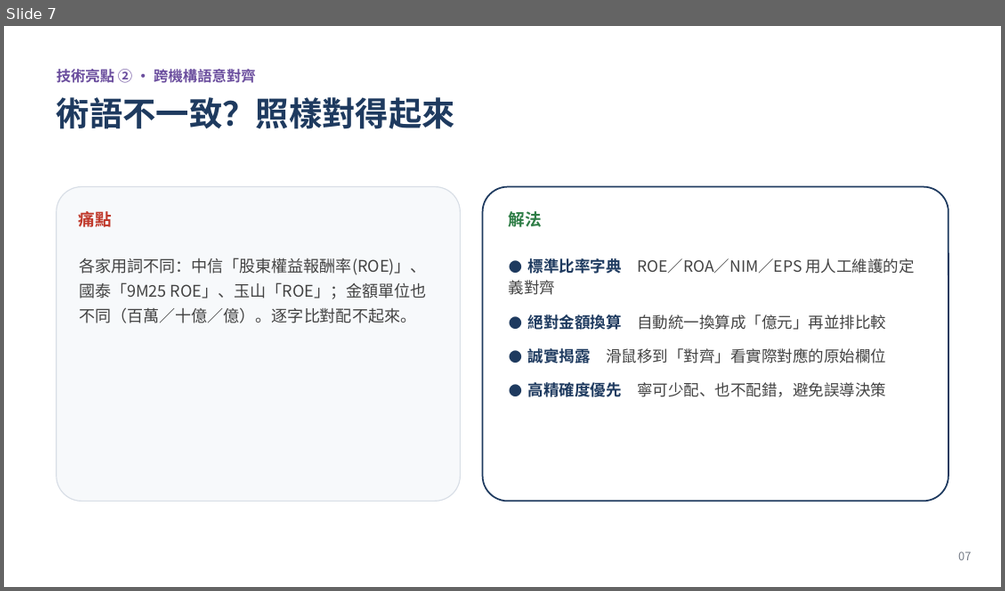
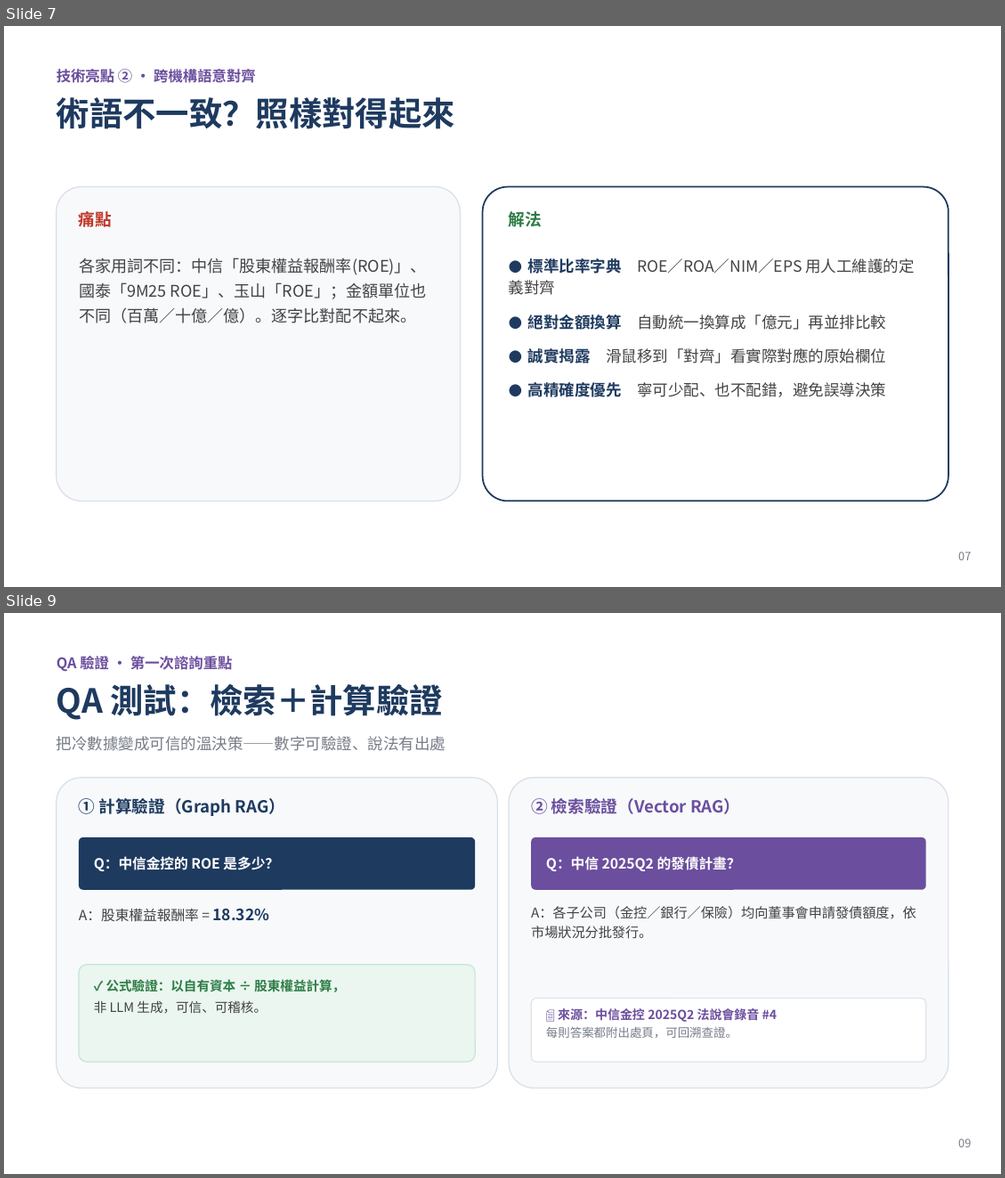
Before and after one commit to WangChiaChen/hybrid-rag-project, a slide deck: 有你蒸好_決賽簡報_網頁版.pptx. Shown one above the other, each under a label of ours: slide 7 before the commit, slides 7 and 9 after it; the slides between them are not shown. The pictures are 1005x591 and 1005x1178 pixels, drawn with LibreOffice and Linux fonts; fonts in the diff are those of the drawing. Boxes give left, top, right and bottom in pixels: in the first picture for what was removed or moved away, otherwise in the second. Text is boxed around its words. In the diff, an @@ line names an element or a change of style, - is before the commit and + after.

```diff
--- a/有你蒸好_決賽簡報_網頁版.pptx
+++ b/有你蒸好_決賽簡報_網頁版.pptx
@@ slide 9 added at box(4, 613, 1001, 1174), background #FFFFFF @@
@@ text added at box(57, 654, 232, 674), 14 pt, text #6B4E9E, bold @@
+QA 驗證 · 第一次諮詢重點
@@ text added at box(57, 684, 443, 720), 32 pt, text #1E3A5F, bold @@
+QA 測試：檢索＋計算驗證
@@ text added at box(57, 736, 446, 751), 15 pt, text #767C87 @@
+把冷數據變成可信的溫決策——數字可驗證、說法有出處
@@ rounded rectangle added at box(57, 778, 498, 1088), fill #F7F9FB, outline #D8DEE6 1 pt @@
@@ text added at box(79, 798, 285, 816), 16 pt, text #1E3A5F, bold @@
+① 計算驗證（Graph RAG）
@@ rounded rectangle added at box(509, 778, 948, 1088), fill #F7F9FB, outline #D8DEE6 1 pt @@
@@ text added at box(531, 798, 740, 814), 16 pt, text #6B4E9E, bold @@
+② 檢索驗證（Vector RAG）
@@ rounded rectangle added at box(79, 837, 475, 890), fill #1E3A5F @@
@@ rounded rectangle added at box(531, 837, 926, 890), fill #6B4E9E @@
@@ text added at box(94, 856, 279, 871), 13.5 pt, text #FFFFFF, bold @@
+Q：中信金控的 ROE 是多少？
@@ text added at box(546, 856, 741, 871), 13.5 pt, text #FFFFFF, bold @@
+Q：中信 2025Q2 的發債計畫？
@@ text added at box(531, 906, 916, 939), 13 pt, text #434343 @@
+A：各子公司（金控／銀行／保險）均向董事會申請發債額度，依市場狀況分批發行。
@@ text added at box(79, 908, 270, 922), 13.5 pt, text #434343 @@
+A：股東權益報酬率 = 18.32%
@@ rounded rectangle added at box(79, 965, 475, 1062), fill #EAF6EF, outline #C6E4D3 1 pt @@
@@ text added at box(94, 979, 345, 1013), 12.5 pt, text #2E7D46, bold @@
+✓ 公式驗證：以自有資本 ÷ 股東權益計算，
+非 LLM 生成，可信、可稽核。
@@ rounded rectangle added at box(531, 998, 926, 1062), fill #FFFFFF, outline #E1E4E8 1 pt @@
@@ text added at box(546, 1008, 777, 1038), 12 pt, text #6B4E9E, bold @@
+📄 來源：中信金控 2025Q2 法說會錄音 #4
+每則答案都附出處頁，可回溯查證。
@@ text added at box(958, 1138, 971, 1147), 11 pt, text #767C87 @@
+09
```
Also in this commit, not shown: 8 slides changed, 2 other slides added, 2 slides removed.
